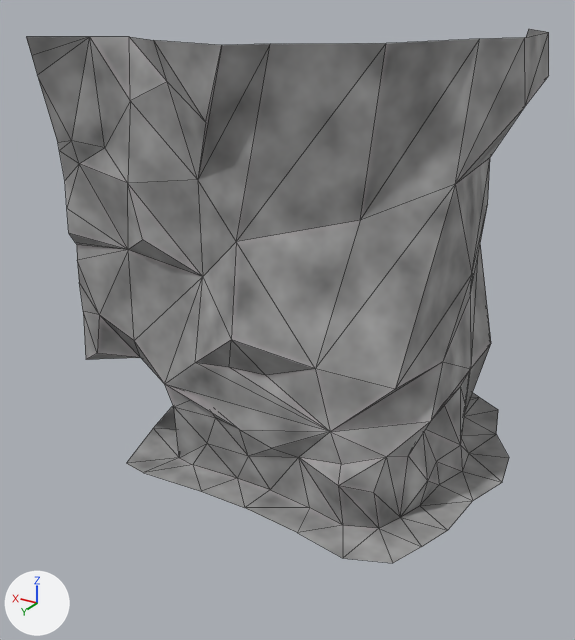
A saved change to the glTF model Rogue-Robots/Assets/Models/ModularBlocks/CornerFloor1Replacer3.gltf.
Rendered twice from a camera (50 mm lens) standing at (-4.35, 7.72, 5.57) and looking at (0.08, 0.35, 1.88). The lights are fixed; the arrows at lower left show +X, +Y and +Z. Mesh edges are drawn as thin lines. Vertices at the same position are counted once.

The older version as bpy lines, for what is in view:
```python
me_scene_012 = bpy.data.meshes.new('Scene.012')
me_scene_012.from_pydata(...)  # 190 vertices, 301 faces; spans x -2.42..2.5, y -2.69..1.7, z 0.0..5.0
me_scene_012.materials.append(mat_ground)  # picture img_diffusegroundgroup9
ob_cornerfloor1replacer3 = bpy.data.objects.new('CornerFloor1Replacer3', me_scene_012)
ob_cornerfloor1replacer3.location = (0.0, 0.0, 0.0)
```
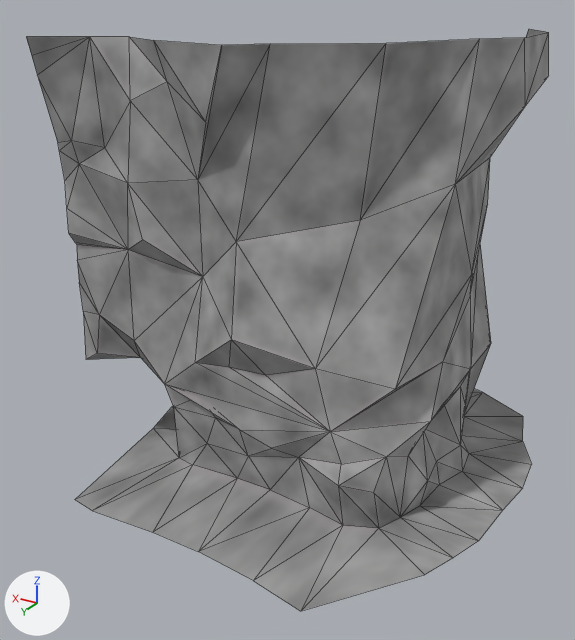
Changed parts and their boxes [x1, y1, x2, y2] in the pictures (575 x 640 px; the box of a moved part takes in the faces that stretch with it):
'CornerFloor1Replacer3', reshaped (9% taller): before [26, 29, 549, 563]; after [26, 29, 549, 611]
part 1 of me_scene_012, moved or reshaped: before [344, 472, 473, 563]; after [301, 472, 502, 611]
part 2 of me_scene_012, moved or reshaped: before [462, 410, 498, 453]; after [462, 416, 523, 453]
part 3 of me_scene_012, moved or reshaped: before [469, 434, 509, 458]; after [469, 441, 531, 464]
part 4 of me_scene_012, moved or reshaped: before [462, 454, 509, 500]; after [462, 454, 532, 510]
part 5 of me_scene_012, moved or reshaped: before [465, 393, 498, 416]; after [464, 389, 522, 417]
part 6 of me_scene_012, moved or reshaped: before [126, 428, 379, 558]; after [75, 428, 379, 611]

The edits, one by one:
me_scene_012 has 190 vertices, 301 faces and spans x -2.42..2.5, y -2.69..1.7, z 0.0..5.0.
me_scene_012 is used by ob_cornerfloor1replacer3; location (0.0, 0.0, 0.0).
me_scene_012 part 1: all 4 vertices in x -2.24..-1.88, y 0.04..1.5, z 0.0 are moved by (-0.35, 0.0, 0.0).
me_scene_012 part 2: all 2 vertices in x -2.02..-1.85, y -2.19..-1.54, z 0.0 are moved by (-0.35, 0.0, 0.0).
me_scene_012 part 3: the 1 vertex in x -2.34, y -1.06, z 0.0 is moved by (-0.28, 0.0, 0.0).
me_scene_012 part 4: the 1 vertex in x -2.42, y -0.5, z 0.0 is moved by (-0.25, 0.0, 0.0).
me_scene_012 part 5: the 1 vertex in x -1.49, y -2.41, z 0.0 is moved by (0.0, -0.18, 0.0).
me_scene_012 part 6: all 6 vertices in x -1.41..1.72, y 1.51..1.7, z 0.0 are moved by (0.0, 0.88, 0.0).
